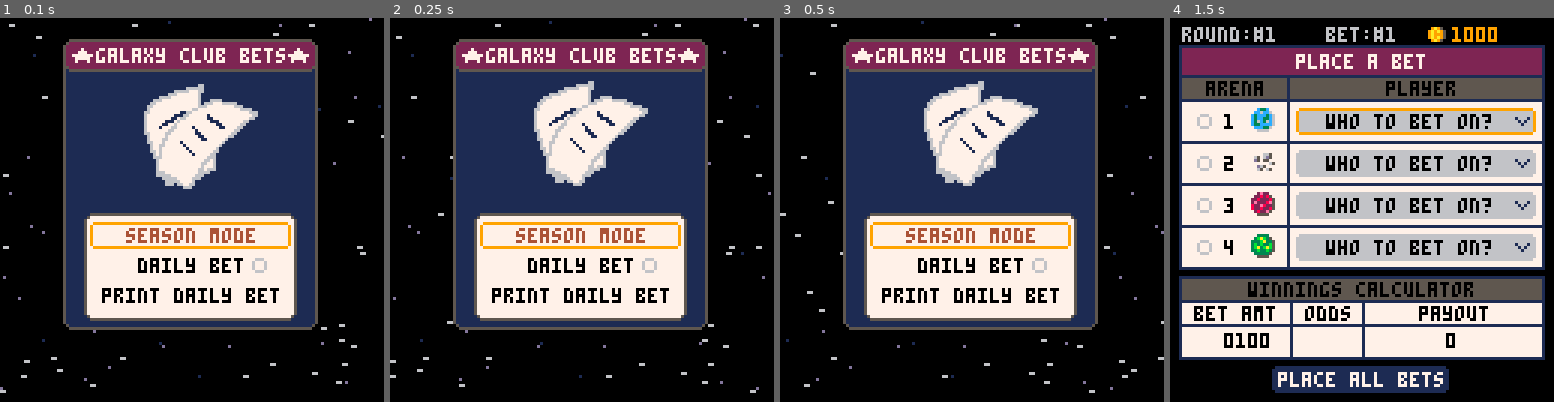
Above: before the commit, frames 1-4 (left to right).
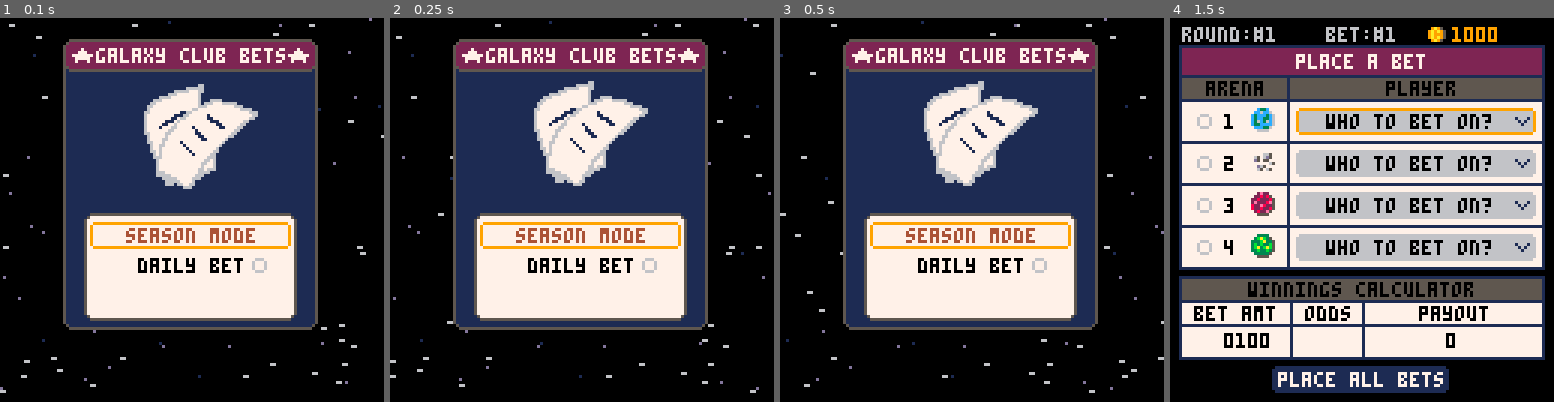
Above: after the commit, the same moments.

Repository: suspicious-smoke/club-bets-pico8
Game: PICO-8 cartridge galaxy_club_bets.p8
The game is run twice, just before and just after one commit, with the same random seed, the same clock (stepped at 60 frames per second) and the same inputs.
Inputs:
- Up to frame 1 (0.1 s): no input
- Up to frame 2 (0.25 s): no input
- Up to frame 3 (0.5 s): tap X (X key) at 0.33 s
- Up to frame 4 (1.5 s): tap O (Z key) at 0.7 s; tap X (X key) at 1.07 s

The runs differ from the first frame. In frame 1, 0.8% of the frame differs, in the area x 26-73%, y 70-75%; in frame 2, 0.8%; in frame 3, 0.8%; in frame 4, nothing differs.

Commit message:
work on print ticket

Diff:
--- a/galaxy_club_bets.p8
+++ b/galaxy_club_bets.p8
@@ -211,7 +211,10 @@
 	check_daily_placed()
 	sn=0
 	mm_sel=1
-	menu_items={"season mode", "daily bet", "print daily bet"}
+	menu_items={"season mode", "daily bet"}
+	if dailybetplaced then
+		menu_items={"season mode", "daily bet", "print daily bet"}
+	end
 	_upd=upd_menu
 	_drw=drw_menu
 end
@@ -221,10 +224,10 @@
 	sn=1.5*sin(time()*0.5)
 	if btnp(⬆️) then
 		sfx(0)
-		mm_sel=(mm_sel-2)%3+1
+		mm_sel=(mm_sel-2)%#menu_items+1
 	elseif btnp(⬇️) then
 		sfx(0)
-		mm_sel=(mm_sel%3)+1
+		mm_sel=(mm_sel%#menu_items)+1
 	elseif btnp(🅾️) then
 		sfx(14)
 		music(-1)
